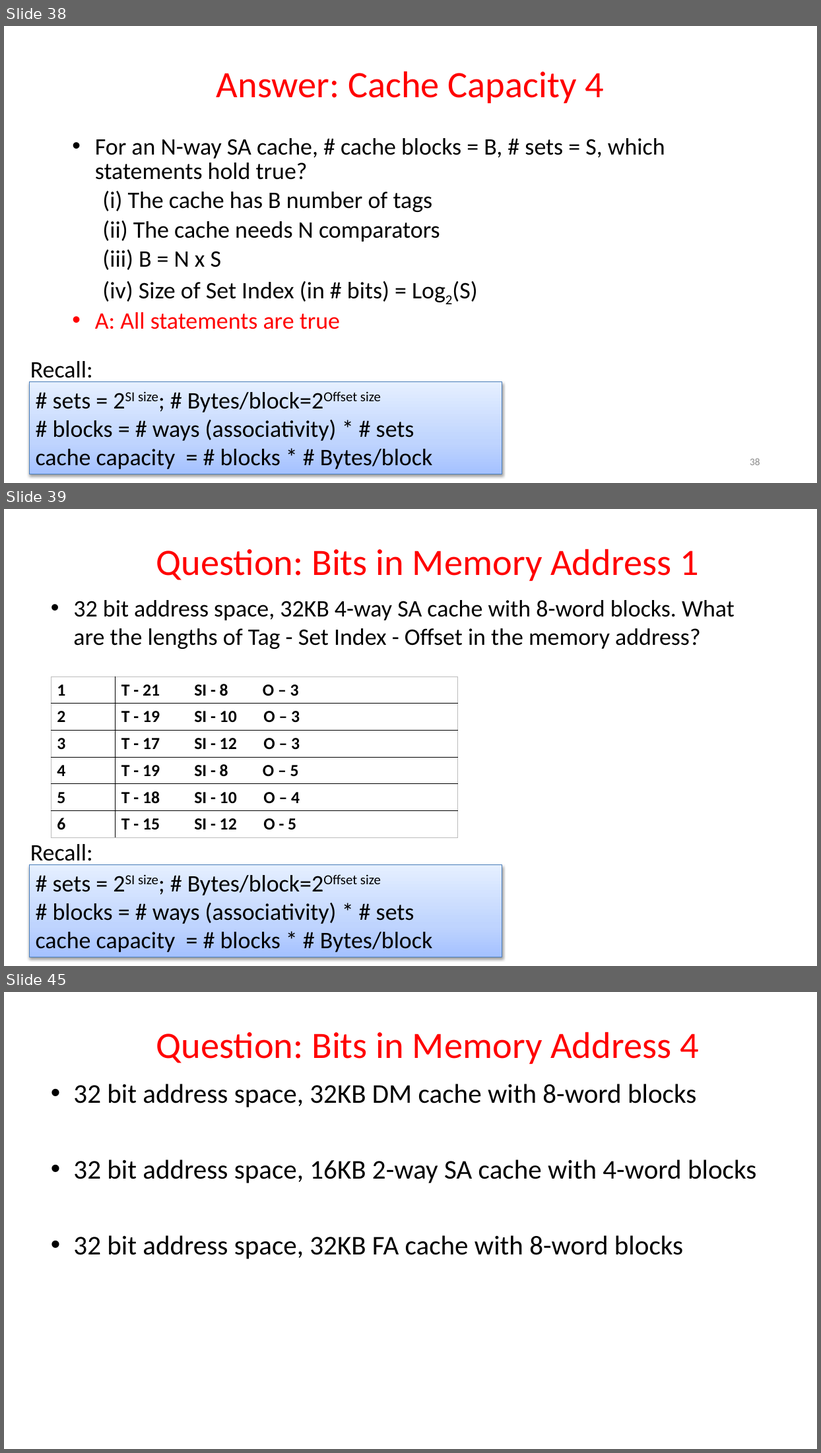
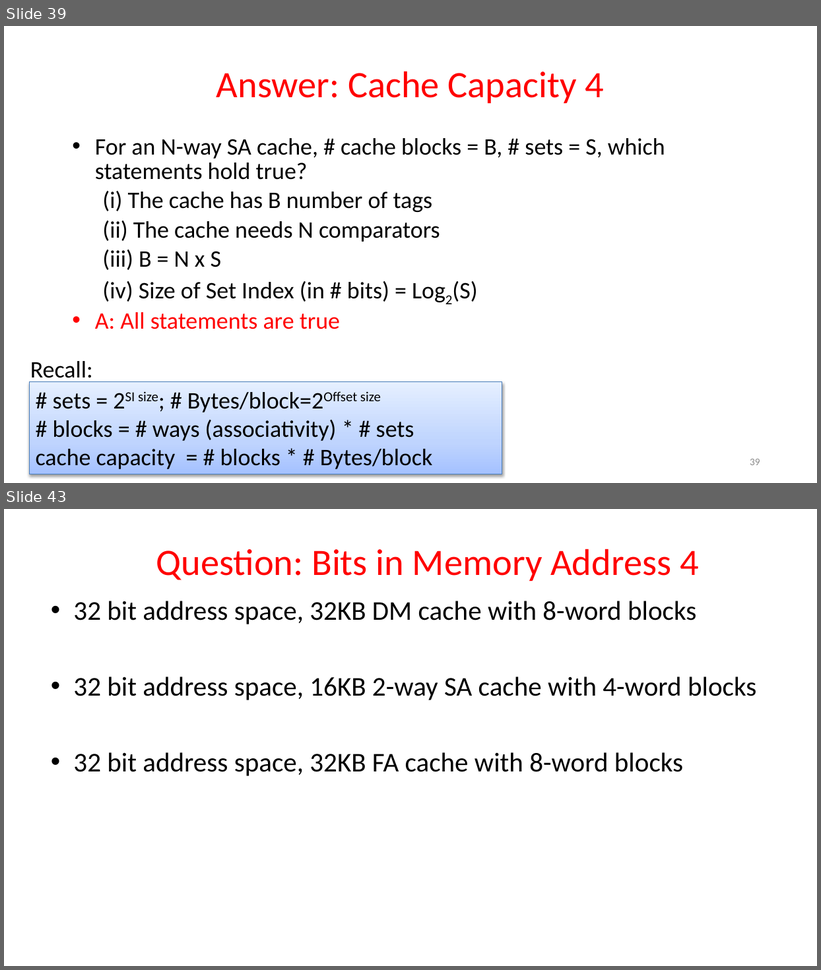
Before and after one commit to guhofstra/CSC256Fa25, a slide deck: PPTs/L7-Exercises ANS.pptx. Shown one above the other, each under a label of ours: slides 38, 39 and 45 before the commit, slides 39 and 43 after it; the slides between them are not shown. The pictures are 821x1453 and 821x970 pixels, drawn with LibreOffice and Linux fonts; fonts in the diff are those of the drawing. Boxes give left, top, right and bottom in pixels: in the first picture for what was removed or moved away, otherwise in the second. Text is boxed around its words. In the diff, an @@ line names an element or a change of style, - is before the commit and + after.

```diff
--- a/PPTs/L7-Exercises ANS.pptx
+++ b/PPTs/L7-Exercises ANS.pptx
@@ slide 39 removed at (x1=4, y1=509, x2=817, y2=966), background #FFFFFF @@
@@ title removed at (x1=156, y1=549, x2=699, y2=581) @@
-Question: Bits in Memory Address 1
@@ text removed at (x1=73, y1=600, x2=735, y2=649) @@
-• 32 bit address space, 32KB 4-way SA cache with 8-word blocks. What are the lengths of Tag - Set Index - Offset in the memory address?
@@ table removed at (x1=51, y1=677, x2=458, y2=835), 6 rows, 2 columns @@
-1 | T - 21 SI - 8 O – 3
-2 | T - 19 SI - 10 O – 3
-3 | T - 17 SI - 12 O – 3
-4 | T - 19 SI - 8 O – 5
-5 | T - 18 SI - 10 O – 4
-6 | T - 15 SI - 12 O - 5
@@ text removed at (x1=30, y1=844, x2=93, y2=865) @@
-Recall:
@@ rectangle removed at (x1=30, y1=865, x2=502, y2=957) @@
-# sets = 2SI size; # Bytes/block=2Offset size
-# blocks = # ways (associativity) * # sets
-cache capacity = # blocks * # Bytes/block
@@ page number removed at (x1=772, y1=931, x2=817, y2=956) @@
-39
@@ what was slide 38 is now slide 39 @@
@@ page number at (x1=750, y1=459, x2=760, y2=466): text changed @@
-38
+39
@@ what was slide 45 is now slide 43 @@
```
Also in this commit, not shown: 13 slides changed, 6 other slides removed, 1 other file.
